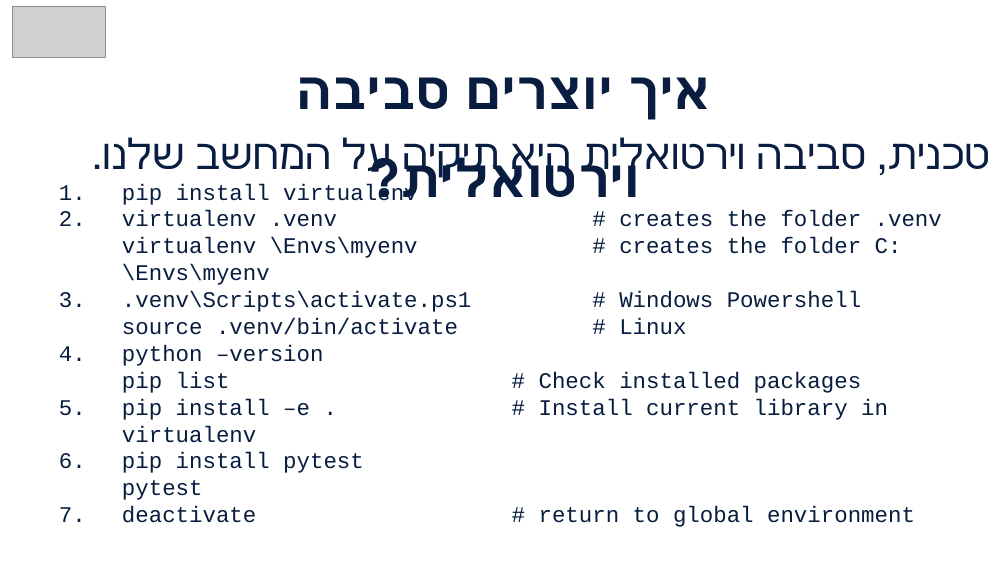
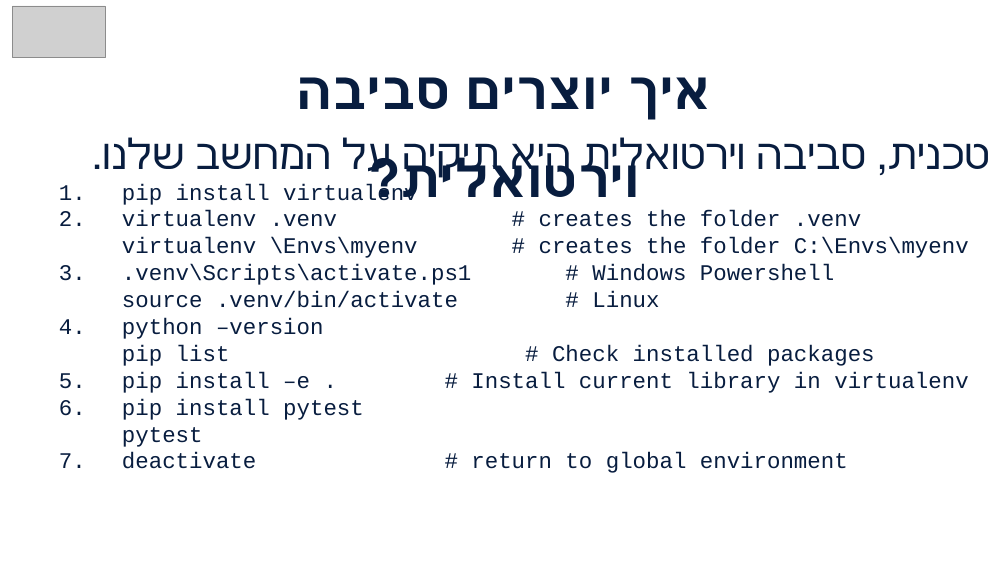
Before and after one commit to ariel-research/research-5786, a slide deck: slide 4 of 04-python-development/unit4b-virtualenv.pptx. Drawn at 1008x567 pixels with LibreOffice and Linux fonts; fonts in the diff are those of the drawing; grey boxes stand for pictures. Boxes give left, top, right and bottom in pixels: in the first picture for what was removed or moved away, otherwise in the second. Text is boxed around its words. In the diff, an @@ line names an element or a change of style, - is before the commit and + after.

Commit message:
unit 4 presentation

```diff
--- a/04-python-development/unit4b-virtualenv.pptx
+++ b/04-python-development/unit4b-virtualenv.pptx
@@ text "טכנית, סביבה וירטואלית היא תיקיה ..." rewrapped from <box>122,143,989,527</box> to <box>122,143,989,473</box> @@
```
